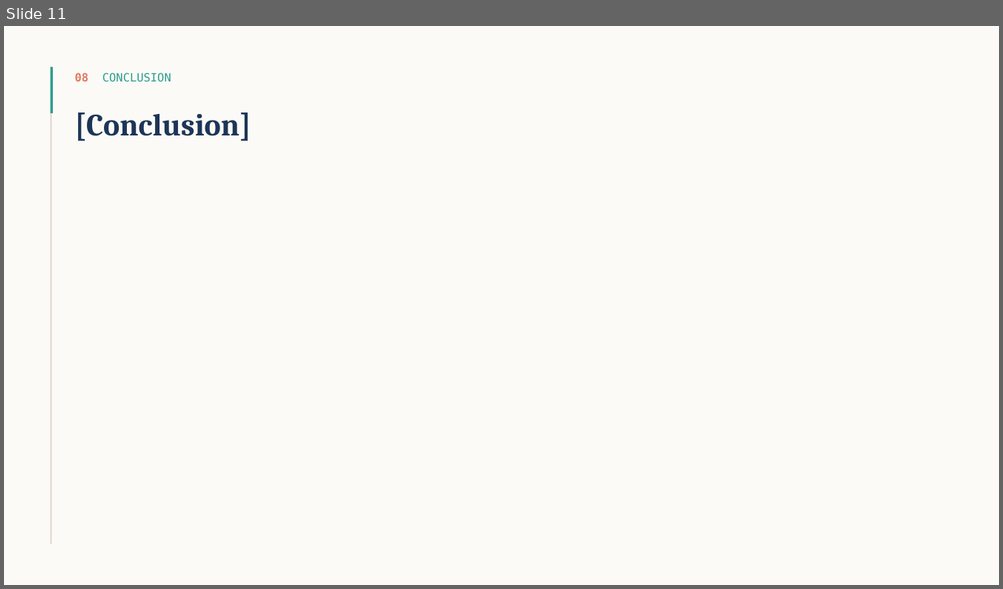
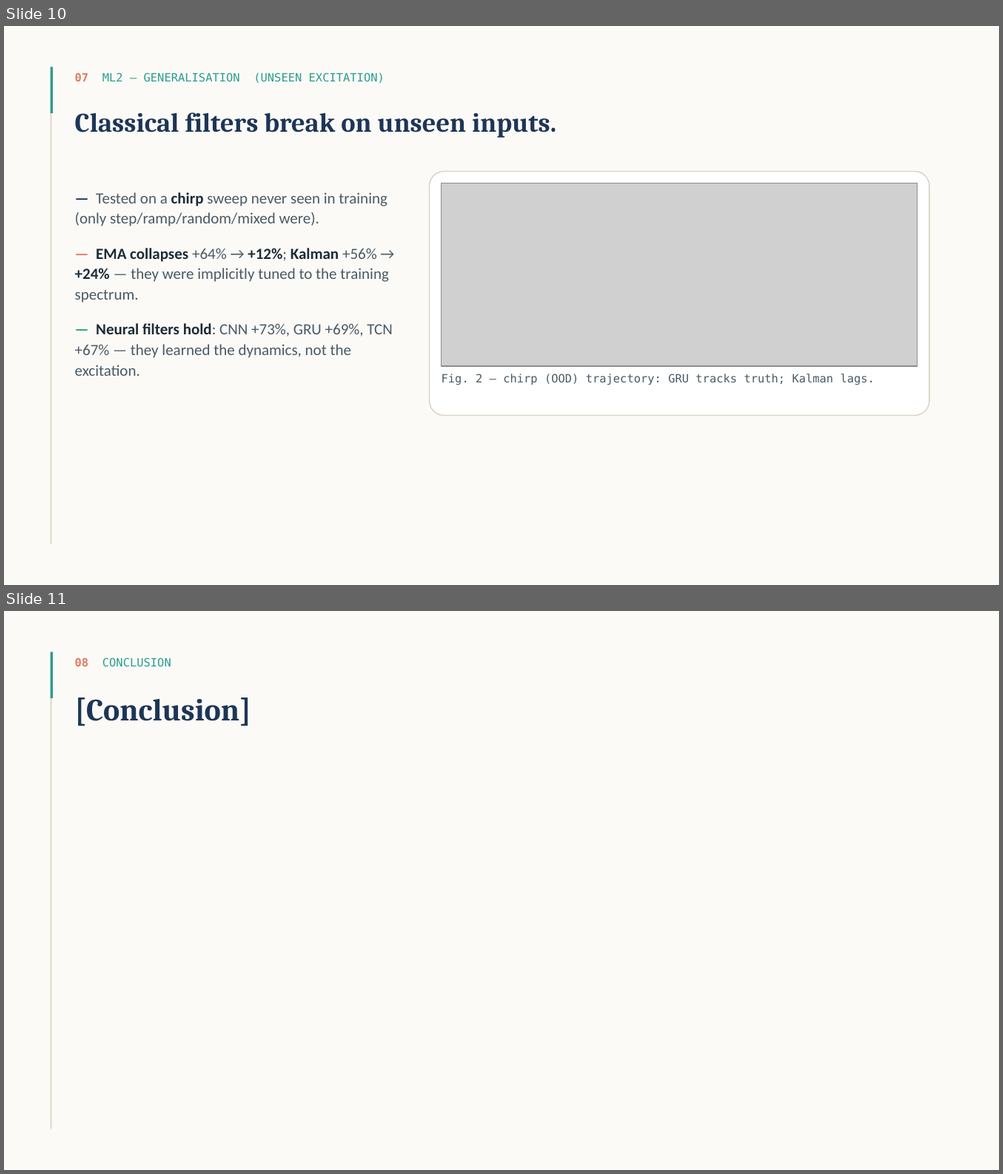
Before and after one commit to Riad-Attou/ai-electrical-engineering, a slide deck: presentation.pptx. Shown one above the other, each under a label of ours: slide 11 before the commit, slides 10 and 11 after it. The pictures are 1003x589 and 1003x1174 pixels, drawn with LibreOffice and Linux fonts; fonts in the diff are those of the drawing; grey boxes stand for pictures. Boxes give left, top, right and bottom in pixels: in the first picture for what was removed or moved away, otherwise in the second. Text is boxed around its words. In the diff, an @@ line names an element or a change of style, - is before the commit and + after.

```diff
--- a/presentation.pptx
+++ b/presentation.pptx
@@ slide 10 added at (4, 26, 999, 585), background #FBFAF6 @@
@@ rectangle added at (51, 67, 52, 545), fill #D9D2C4 @@
@@ rectangle added at (51, 67, 53, 113), fill #2A9D8F @@
@@ text added at (75, 73, 384, 83), 11 pt, text #2A9D8F @@
+07 ML2 — GENERALISATION (UNSEEN EXCITATION)
@@ text added at (75, 113, 556, 138), 26 pt, text #1D3557, bold @@
+Classical filters break on unseen inputs.
@@ rounded rectangle added at (430, 172, 929, 415), fill #FFFFFF, outline #D9D2C4 1 pt @@
@@ text added at (75, 192, 392, 376), 15 pt, text #4A5A66 @@
+— Tested on a chirp sweep never seen in training (only step/ramp/random/mixed were).
+— EMA collapses +64% → +12%; Kalman +56% → +24% — they were implicitly tuned to the training spectrum.
+— Neural filters hold: CNN +73%, GRU +69%, TCN +67% — they learned the dynamics, not the excitation.
@@ picture added at (441, 184, 917, 366) @@
@@ text added at (441, 374, 874, 386), 11 pt, text #4A5A66 @@
+Fig. 2 — chirp (OOD) trajectory: GRU tracks truth; Kalman lags.
```
Also in this commit, not shown: 2 slides changed, 3 other slides added, 4 slides removed, 41 other files.
